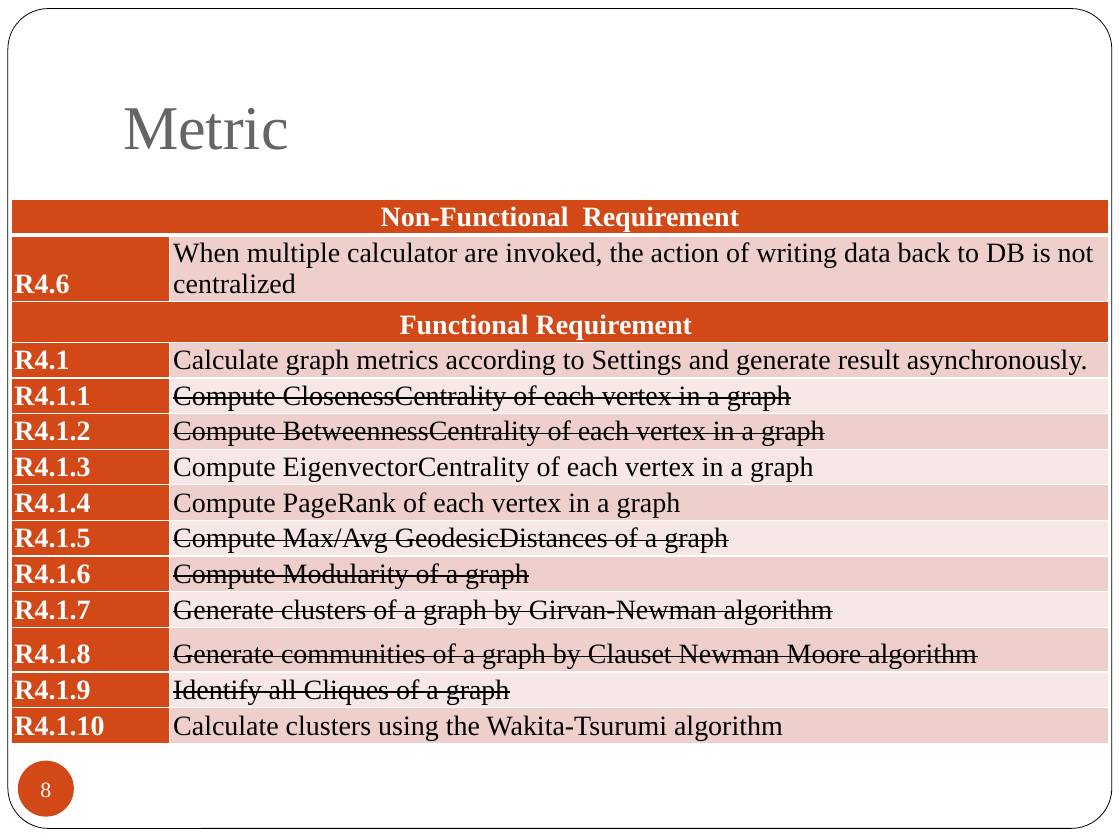
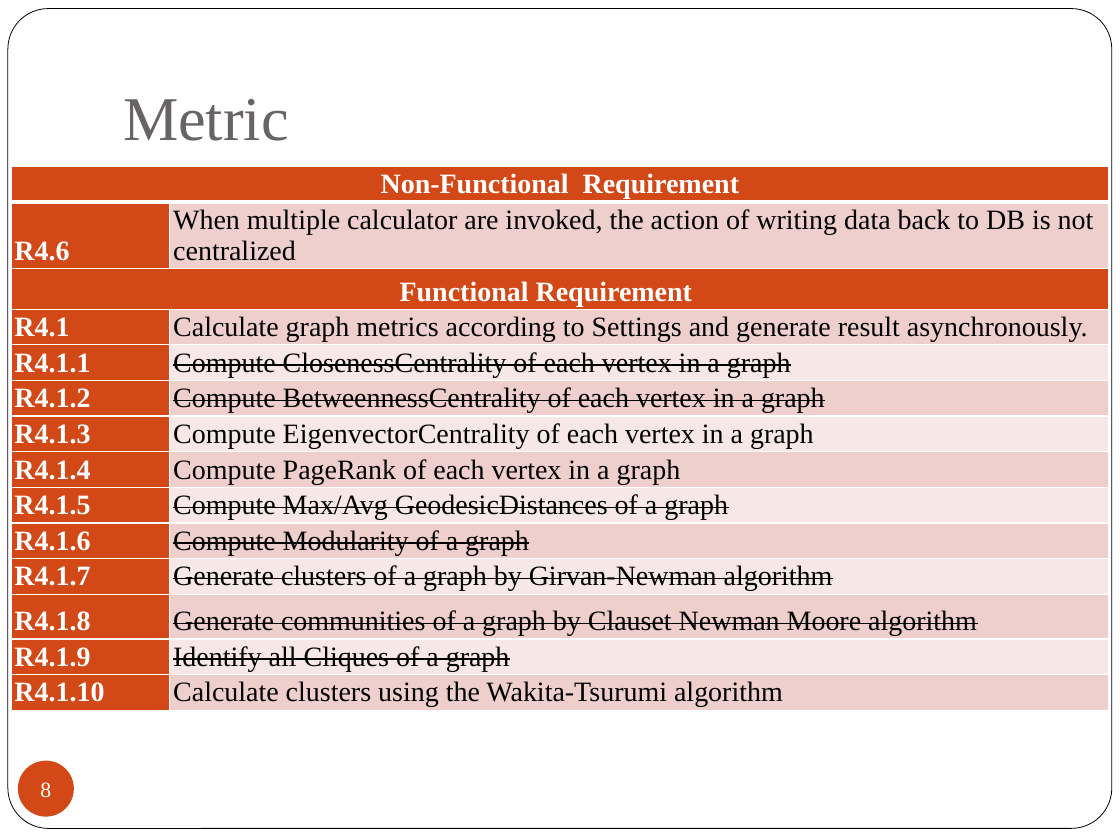
Before and after one commit to 2014-sed-team3/term-project, a slide deck: slide 8 of project/report/report.pptx. Drawn at 1120x840 pixels with LibreOffice and Linux fonts; fonts in the diff are those of the drawing. Boxes give left, top, right and bottom in pixels: in the first picture for what was removed or moved away, otherwise in the second. Text is boxed around its words. In the diff, an @@ line names an element or a change of style, - is before the commit and + after.

```diff
--- a/project/report/report.pptx
+++ b/project/report/report.pptx
@@ title "Metric" moved from (x1=123, y1=108, x2=289, y2=150) to (x1=123, y1=99, x2=289, y2=141) @@
@@ table moved from (x1=11, y1=199, x2=1110, y2=771) to (x1=11, y1=167, x2=1110, y2=738) @@
```
Also in this commit, not shown: 3 other slides changed.
